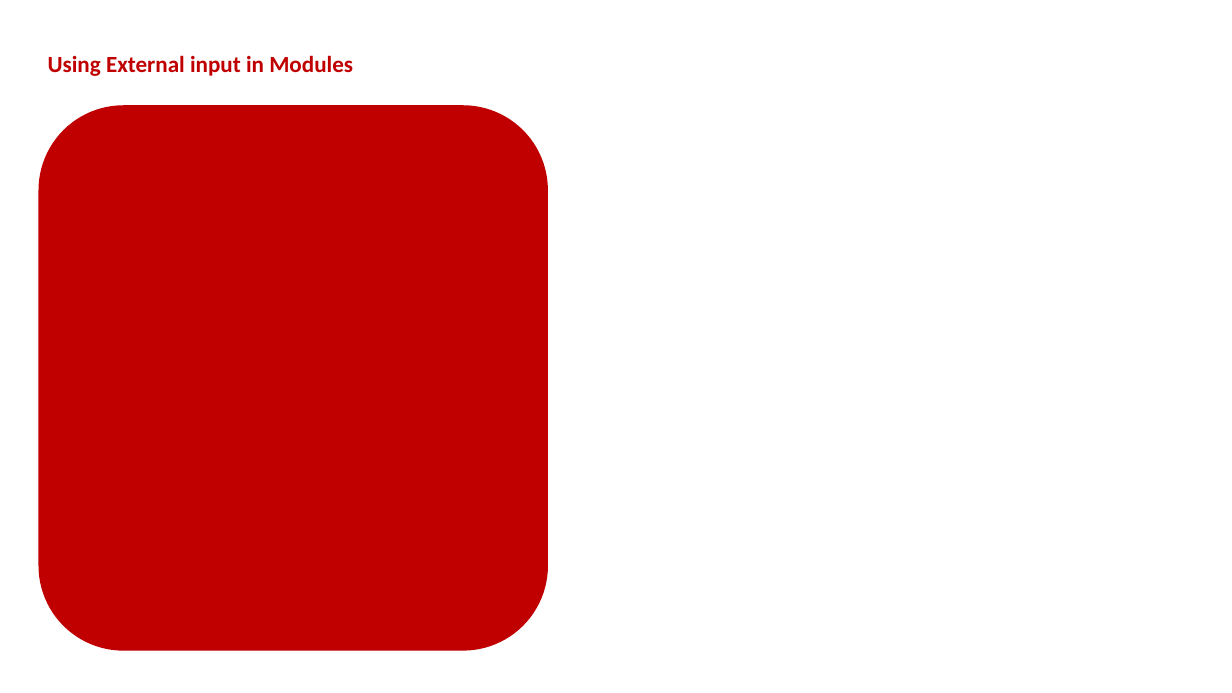
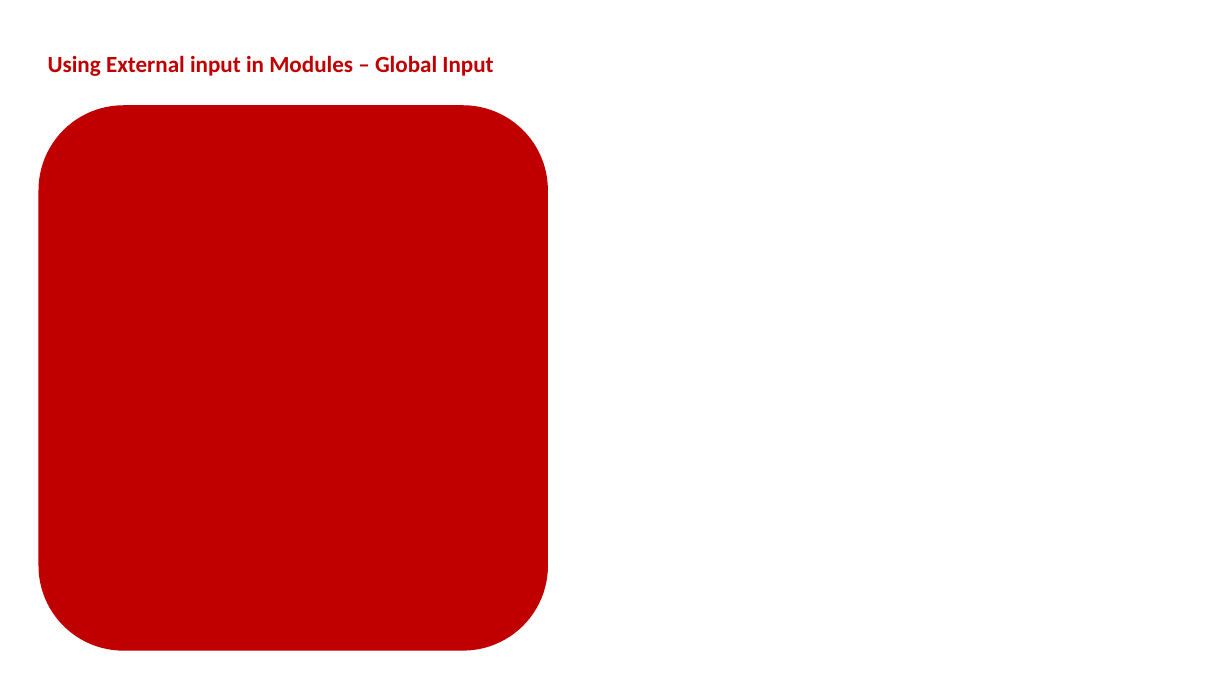
Before and after one commit to BHFDSC/cvd-covid-tre-dashboard, a slide deck: slide 4 of BHF_Dashboards/BHF_DSC_TRE_External_Dashboard/Dev/Modules Example.pptx. Drawn at 1232x693 pixels with LibreOffice and Linux fonts; fonts in the diff are those of the drawing. Boxes give left, top, right and bottom in pixels: in the first picture for what was removed or moved away, otherwise in the second. Text is boxed around its words. In the diff, an @@ line names an element or a change of style, - is before the commit and + after.

Commit message:
fixed data source file path edited module training files annotated data coverage plot

```diff
--- a/BHF_Dashboards/BHF_DSC_TRE_External_Dashboard/Dev/Modules Example.pptx
+++ b/BHF_Dashboards/BHF_DSC_TRE_External_Dashboard/Dev/Modules Example.pptx
@@ text at [48,55,493,76]: text changed @@
-Using External input in Modules
+Using External input in Modules – Global Input
```
Also in this commit, not shown: 3 other slides changed, 5 other files.
